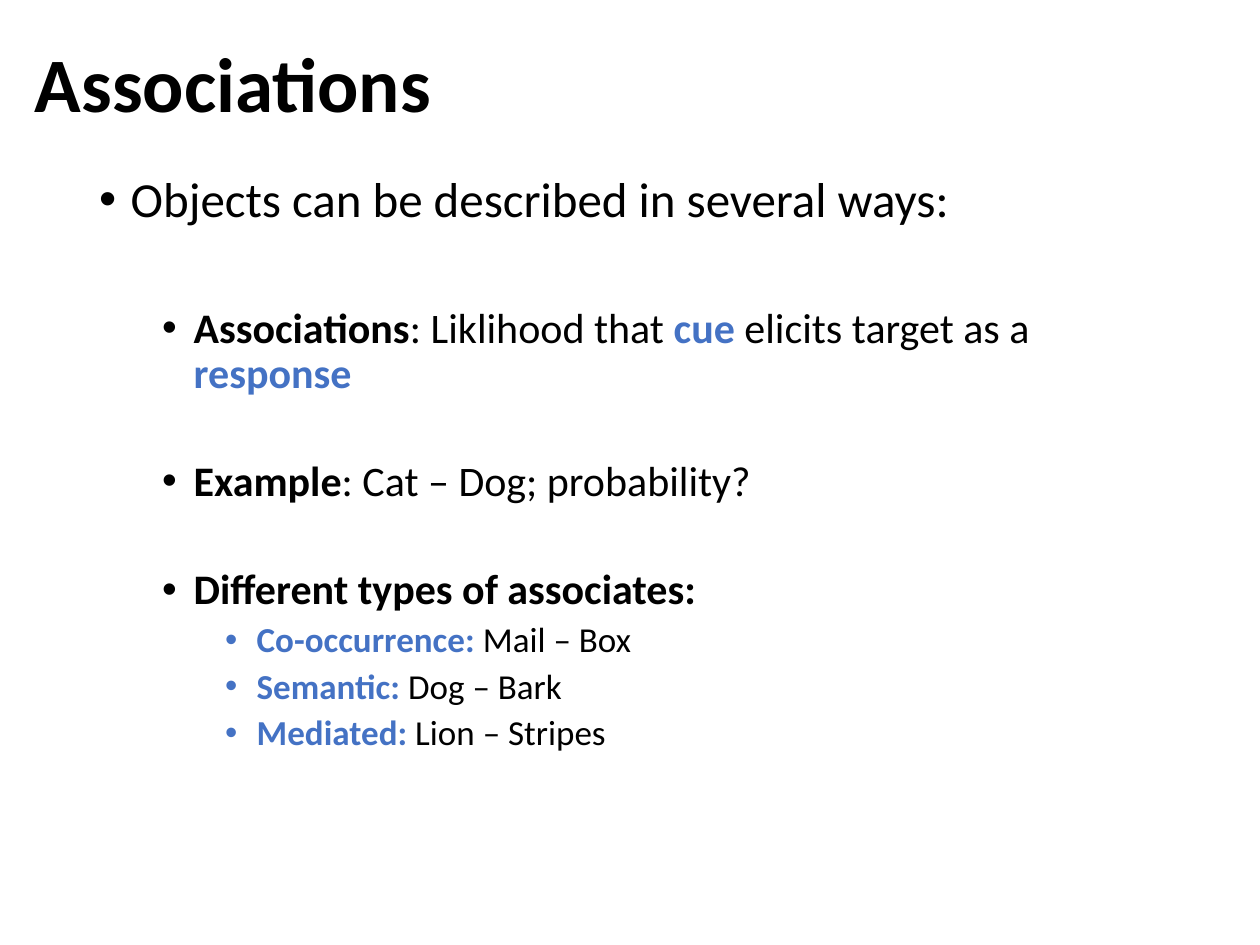
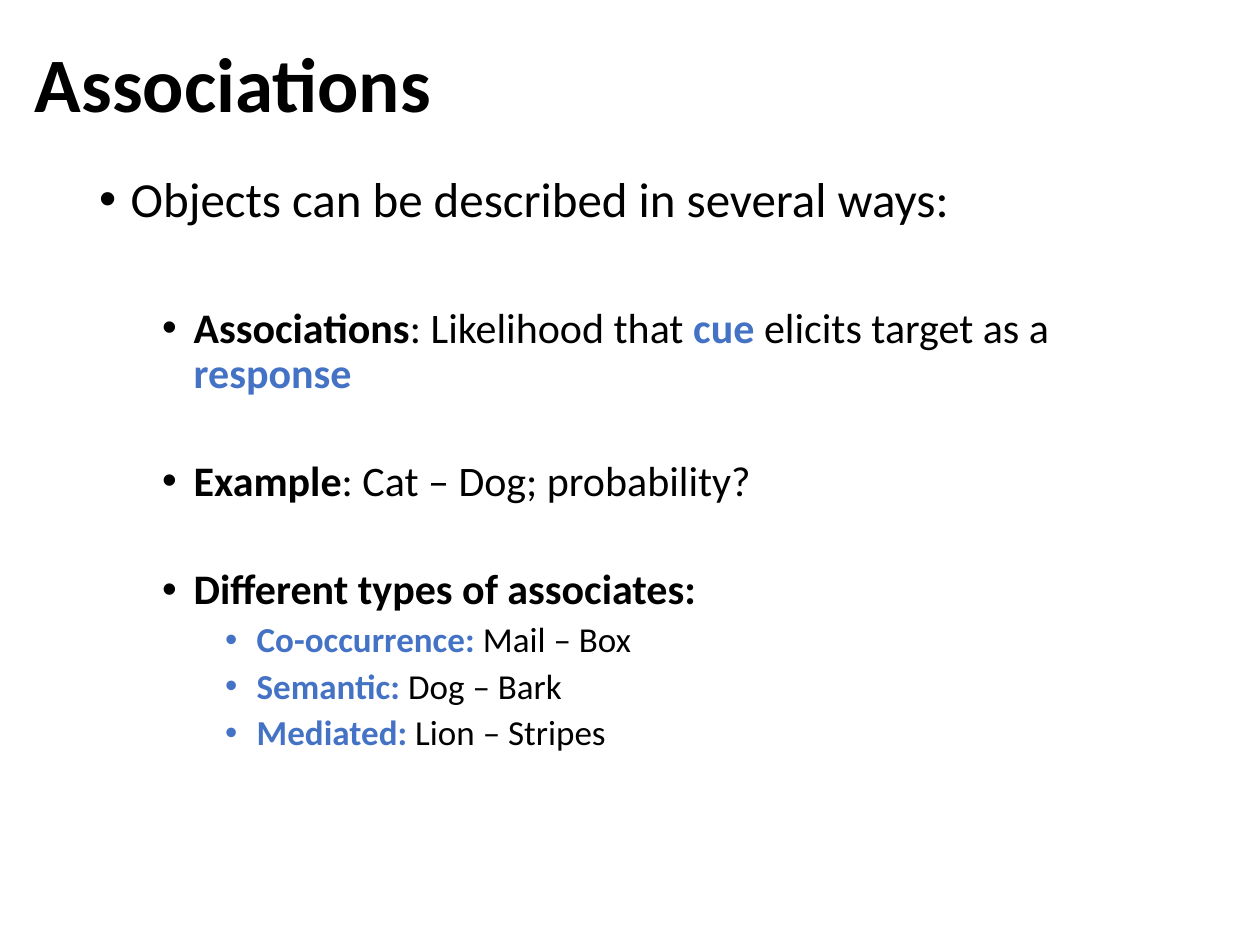
Before and after one commit to npm27/Affordance-Norms, a slide deck: slide 4 of 5 Presentations/UCONN 2022.pptx. Drawn at 1260x945 pixels with LibreOffice and Linux fonts; fonts in the diff are those of the drawing. Boxes give left, top, right and bottom in pixels: in the first picture for what was removed or moved away, otherwise in the second. Text is boxed around its words. In the diff, an @@ line names an element or a change of style, - is before the commit and + after.

```diff
--- a/5 Presentations/UCONN 2022.pptx
+++ b/5 Presentations/UCONN 2022.pptx
@@ text at [194, 313, 1049, 395]: text changed @@
-  • Associations: Liklihood that cue elicits target as a response
+  • Associations: Likelihood that cue elicits target as a response
```
Also in this commit, not shown: 3 other slides changed, 1 slide removed, 18 other files.
